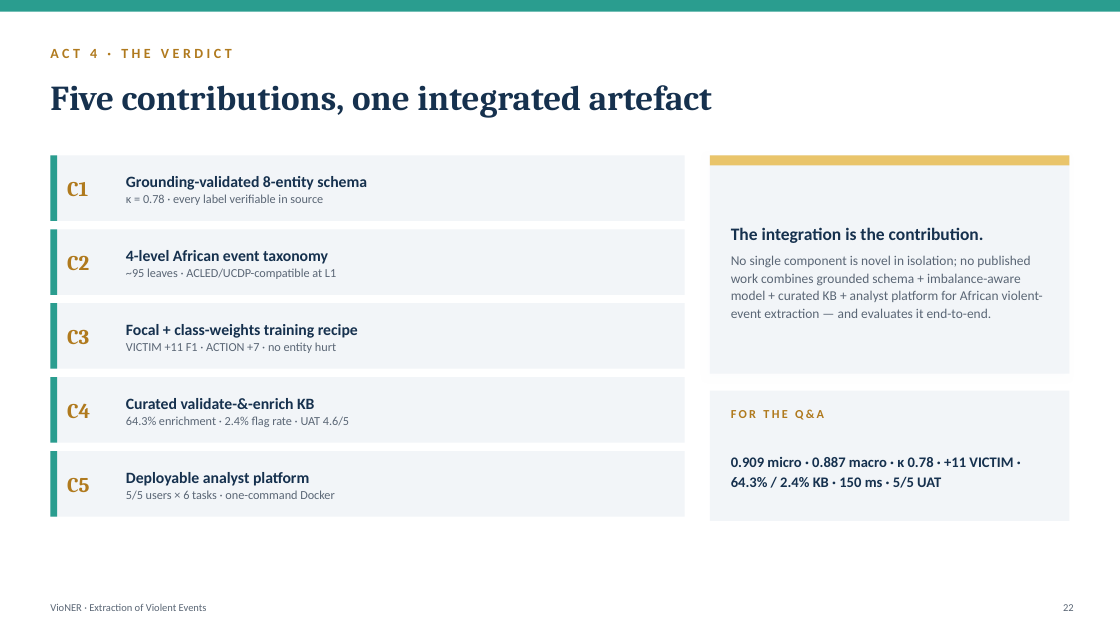
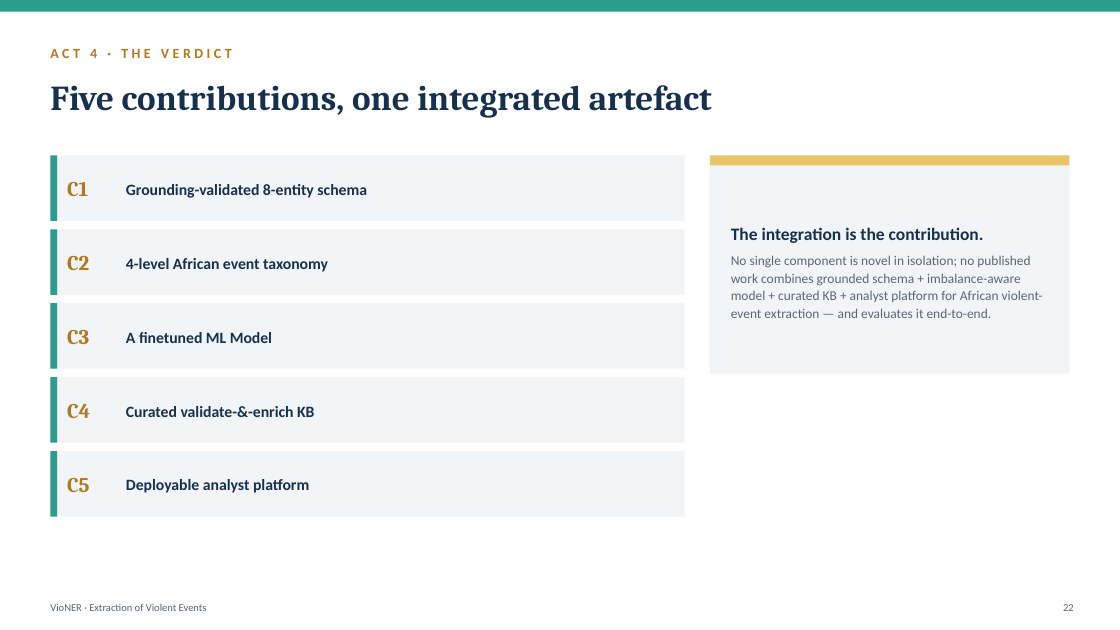
Before and after one commit to binalfew/vioner, a slide deck: slide 20 of backend/docs/defense/VioNER_Defense_Slides.pptx (slide 19 before the commit). Drawn at 1120x630 pixels with LibreOffice and Linux fonts; fonts in the diff are those of the drawing. Boxes give left, top, right and bottom in pixels: in the first picture for what was removed or moved away, otherwise in the second. Text is boxed around its words. In the diff, an @@ line names an element or a change of style, - is before the commit and + after.

```diff
--- a/backend/docs/defense/VioNER_Defense_Slides.pptx
+++ b/backend/docs/defense/VioNER_Defense_Slides.pptx
@@ text at (x1=126, y1=194, x2=323, y2=205): paragraph removed @@
-κ = 0.78 · every label verifiable in source
@@ text at (x1=126, y1=268, x2=336, y2=279): paragraph removed @@
-~95 leaves · ACLED/UCDP-compatible at L1
@@ text at (x1=126, y1=332, x2=272, y2=343): text changed @@
-Focal + class-weights training recipe
-VICTIM +11 F1 · ACTION +7 · no entity hurt
+A finetuned ML Model
@@ text at (x1=126, y1=416, x2=349, y2=427): paragraph removed @@
-64.3% enrichment · 2.4% flag rate · UAT 4.6/5
@@ rectangle removed at (x1=710, y1=391, x2=1070, y2=521) @@
@@ text removed at (x1=731, y1=409, x2=824, y2=420) @@
-FOR THE Q&A
@@ text removed at (x1=731, y1=457, x2=1013, y2=488) @@
-0.909 micro · 0.887 macro · κ 0.78 · +11 VICTIM · 64.3% / 2.4% KB · 150 ms · 5/5 UAT
@@ text at (x1=126, y1=490, x2=334, y2=500): paragraph removed @@
-5/5 users × 6 tasks · one-command Docker
```
Also in this commit, not shown: 13 other slides changed, 1 slide added, 7 other files.
